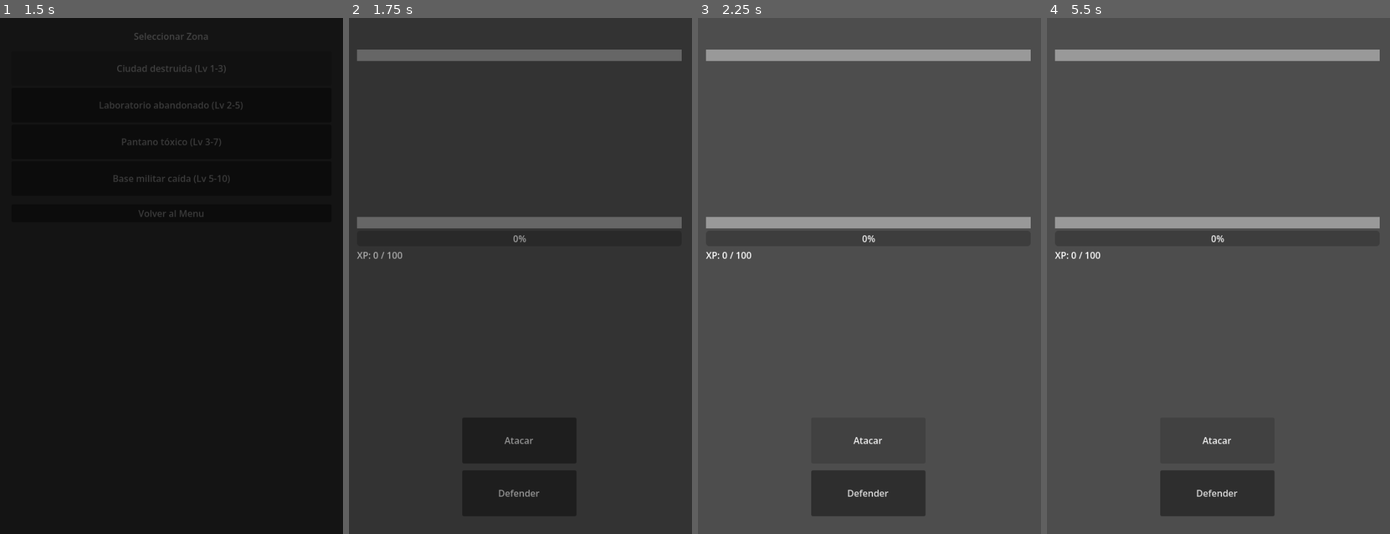
Above: before the commit, frames 1-4 (left to right).
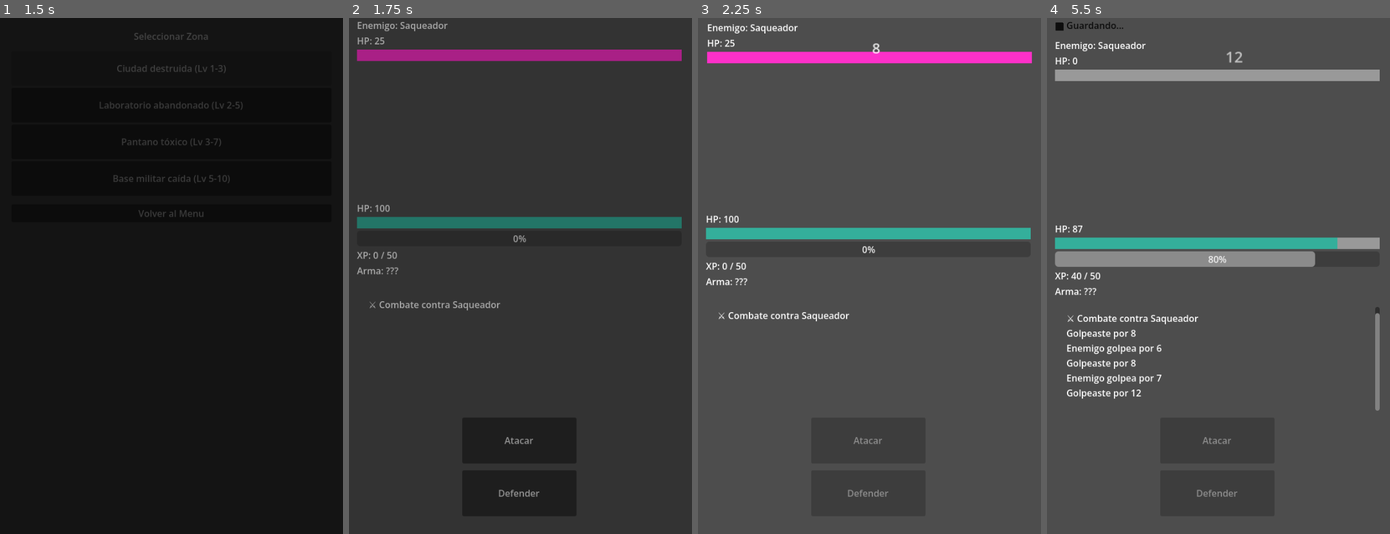
Above: after the commit, the same moments.

Repository: MirandaFrancoCBA/apocalypsheep
Game: Godot game, scene res://scenes/main_menu.tscn
The game is run twice, just before and just after one commit, with the same random seed, the same clock (stepped at 60 frames per second) and the same inputs.
Inputs (mouse positions are in pixels of both pictures, inside the frame that each line leads up to):
- Up to frame 1 (1.5 s): click "CONTINUAR" at 0.5 s; click "Ciudad destruida (Lv 1-3)" at 1.25 s
- Up to frame 2 (1.75 s): no input
- Up to frame 3 (2.25 s): click "Atacar" at 2 s
- Up to frame 4 (5.5 s): click (1218, 492) at 2.75 s, where only the run before the commit has a clickable "Defender"; click "Atacar" at 3.5 s; click (1218, 492) at 4.25 s, where only the run before the commit has a clickable "Defender"; click "Atacar" at 5 s

Frame 1 is identical in both runs. In frame 2, 4.9% of the frame differs, in the area x 2-97%, y 0-57%; in frame 3, 7.7%; in frame 4, 13%, in the area x 2-97%, y 0-93%.
Error before the commit: Parse Error: Expected indented block after lambda declaration. (res://scripts/ui/combat_screen.gd:351)

Commit message:
Fix: show popup func

Diff:
--- a/scripts/ui/combat_screen.gd
+++ b/scripts/ui/combat_screen.gd
@@ -344,7 +344,7 @@
 	# ─────────────────────────
 	# POPUP RESULTADO
 	# ─────────────────────────
-	func _show_combat_result_popup(
+func _show_combat_result_popup(
 	result: String,
 	xp: int,
 	loot: Dictionary
@@ -635,21 +635,6 @@
 		print("[LootPopup] ❌ show_loot no existe en este nodo")
 		print("[LootPopup] Métodos disponibles: ", popup.get_method_list().map(func(m): return m["name"]))
 
-func _show_combat_result_popup(
-	result: String,
-	xp: int,
-	loot: Dictionary
-) -> void:
-
-	var popup = CombatResultPopupScene.instantiate()
-
-	get_tree().current_scene.add_child(popup)
-
-	popup.show_result(
-		result,
-		xp,
-		loot
-	)
 
 func _show_game_over() -> void:
 	var popup = GameOverPopupScene.instantiate()
